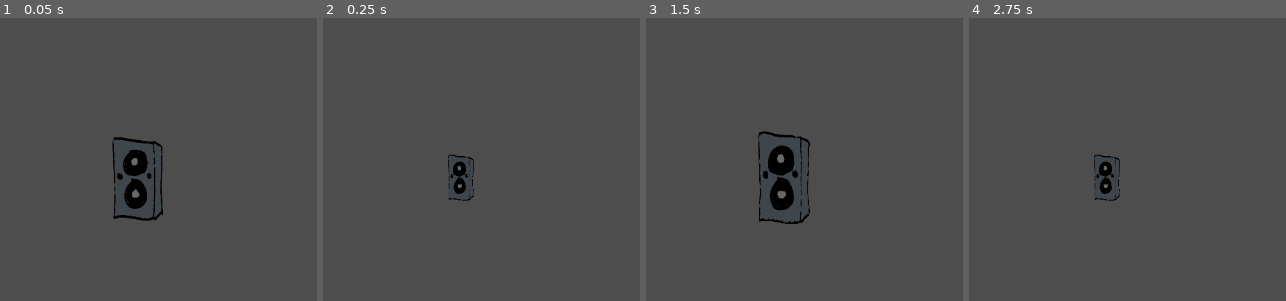
Above: before the commit, frames 1-4 (left to right).
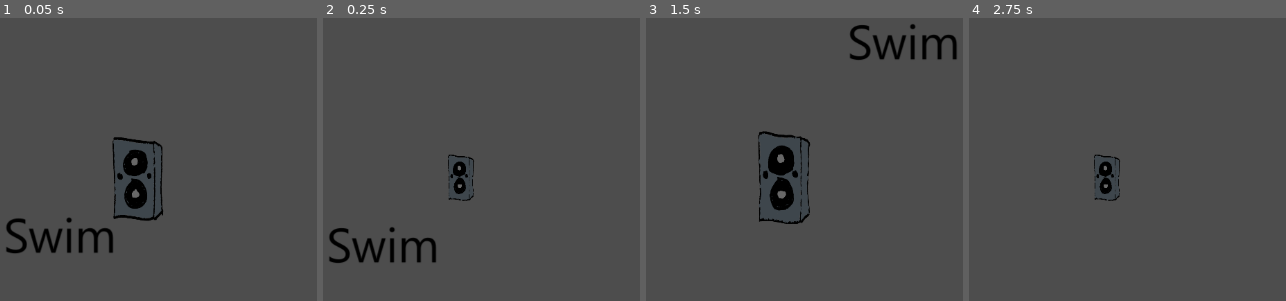
Above: after the commit, the same moments.

Repository: SludgyPlate5579/MiniJameGamGame
Game: Godot game, scene res://scenes/Game.tscn
Same seed, same stepped clock (60 frames per second), same inputs: the game is played once before the commit and once after it.
Inputs:
- Up to frame 1 (0.05 s): no input
- Up to frame 2 (0.25 s): no input
- Up to frame 3 (1.5 s): tap Enter (ui_accept) at 0.5, 0.6, 0.77, 1.07, 1.35 s; hold Right (ui_right) from 0.53 s (still down)
- Up to frame 4 (2.75 s): tap Enter (ui_accept) at 1.52, 1.82, 2.1 s; release Right (ui_right) at 2.03 s; hold Left (ui_left) from 2.03 s (still down)

The runs differ from the first frame. In frame 1, 1.3% of the frame differs, in the area x 1-36%, y 70-84%; in frame 2, 1.3%; in frame 3, 1.3%, in the area x 64-99%, y 2-15%; in frame 4, nothing differs.

Commit message:
Movement

Diff:
--- a/ebb-and-flow/project.godot
+++ b/ebb-and-flow/project.godot
@@ -21,6 +21,41 @@
 "res://images/": "yellow"
 }
 
+[input]
+
+ui_left={
+"deadzone": 0.5,
+"events": [Object(InputEventKey,"resource_local_to_scene":false,"resource_name":"","device":0,"window_id":0,"alt_pressed":false,"shift_pressed":false,"ctrl_pressed":false,"meta_pressed":false,"pressed":false,"keycode":4194319,"physical_keycode":0,"key_label":0,"unicode":0,"location":0,"echo":false,"script":null)
+, Object(InputEventJoypadButton,"resource_local_to_scene":false,"resource_name":"","device":-1,"button_index":13,"pressure":0.0,"pressed":false,"script":null)
+, Object(InputEventJoypadMotion,"resource_local_to_scene":false,"resource_name":"","device":-1,"axis":0,"axis_value":-1.0,"script":null)
+, Object(InputEventKey,"resource_local_to_scene":false,"resource_name":"","device":-1,"window_id":0,"alt_pressed":false,"shift_pressed":false,"ctrl_pressed":false,"meta_pressed":false,"pressed":false,"keycode":0,"physical_keycode":65,"key_label":0,"unicode":97,"location":0,"echo":false,"script":null)
+]
+}
+ui_right={
+"deadzone": 0.5,
+"events": [Object(InputEventKey,"resource_local_to_scene":false,"resource_name":"","device":0,"window_id":0,"alt_pressed":false,"shift_pressed":false,"ctrl_pressed":false,"meta_pressed":false,"pressed":false,"keycode":4194321,"physical_keycode":0,"key_label":0,"unicode":0,"location":0,"echo":false,"script":null)
+, Object(InputEventJoypadButton,"resource_local_to_scene":false,"resource_name":"","device":-1,"button_index":14,"pressure":0.0,"pressed":false,"script":null)
+, Object(InputEventJoypadMotion,"resource_local_to_scene":false,"resource_name":"","device":-1,"axis":0,"axis_value":1.0,"script":null)
+, Object(InputEventKey,"resource_local_to_scene":false,"resource_name":"","device":-1,"window_id":0,"alt_pressed":false,"shift_pressed":false,"ctrl_pressed":false,"meta_pressed":false,"pressed":false,"keycode":0,"physical_keycode":68,"key_label":0,"unicode":100,"location":0,"echo":false,"script":null)
+]
+}
+ui_up={
+"deadzone": 0.5,
+"events": [Object(InputEventKey,"resource_local_to_scene":false,"resource_name":"","device":0,"window_id":0,"alt_pressed":false,"shift_pressed":false,"ctrl_pressed":false,"meta_pressed":false,"pressed":false,"keycode":4194320,"physical_keycode":0,"key_label":0,"unicode":0,"location":0,"echo":false,"script":null)
+, Object(InputEventJoypadButton,"resource_local_to_scene":false,"resource_name":"","device":-1,"button_index":11,"pressure":0.0,"pressed":false,"script":null)
+, Object(InputEventJoypadMotion,"resource_local_to_scene":false,"resource_name":"","device":-1,"axis":1,"axis_value":-1.0,"script":null)
+, Object(InputEventKey,"resource_local_to_scene":false,"resource_name":"","device":-1,"window_id":0,"alt_pressed":false,"shift_pressed":false,"ctrl_pressed":false,"meta_pressed":false,"pressed":false,"keycode":0,"physical_keycode":87,"key_label":0,"unicode":119,"location":0,"echo":false,"script":null)
+]
+}
+ui_down={
+"deadzone": 0.5,
+"events": [Object(InputEventKey,"resource_local_to_scene":false,"resource_name":"","device":0,"window_id":0,"alt_pressed":false,"shift_pressed":false,"ctrl_pressed":false,"meta_pressed":false,"pressed":false,"keycode":4194322,"physical_keycode":0,"key_label":0,"unicode":0,"location":0,"echo":false,"script":null)
+, Object(InputEventJoypadButton,"resource_local_to_scene":false,"resource_name":"","device":-1,"button_index":12,"pressure":0.0,"pressed":false,"script":null)
+, Object(InputEventJoypadMotion,"resource_local_to_scene":false,"resource_name":"","device":-1,"axis":1,"axis_value":1.0,"script":null)
+, Object(InputEventKey,"resource_local_to_scene":false,"resource_name":"","device":-1,"window_id":0,"alt_pressed":false,"shift_pressed":false,"ctrl_pressed":false,"meta_pressed":false,"pressed":false,"keycode":0,"physical_keycode":83,"key_label":0,"unicode":115,"location":0,"echo":false,"script":null)
+]
+}
+
 [physics]
 
 3d/physics_engine="Jolt Physics"
--- a/ebb-and-flow/scenes/Game.tscn
+++ b/ebb-and-flow/scenes/Game.tscn
@@ -2,6 +2,10 @@
 
 [ext_resource type="AudioStream" uid="uid://cvmjwtb0g4djy" path="res://music/Trail-12 1.ogg" id="2_cpr0p"]
 [ext_resource type="PackedScene" uid="uid://cokk6waq5b3uw" path="res://scenes/speaker.tscn" id="2_qbsmt"]
+[ext_resource type="PackedScene" uid="uid://dseddso5fvbmt" path="res://scenes/player.tscn" id="3_cpr0p"]
+[ext_resource type="Script" uid="uid://dy1gam1h7x6ob" path="res://scripts/player.gd" id="4_78awf"]
+
+[sub_resource type="WorldBoundaryShape2D" id="WorldBoundaryShape2D_cpr0p"]
 
 [node name="Game" type="Node2D" unique_id=954052002]
 
@@ -13,3 +17,14 @@
 [node name="Speaker" parent="." unique_id=2043320955 instance=ExtResource("2_qbsmt")]
 position = Vector2(147.44443, -87.97917)
 scale = Vector2(0.3, 0.3)
+
+[node name="player" parent="." unique_id=579592363 instance=ExtResource("3_cpr0p")]
+position = Vector2(41.378647, 3.8416042)
+script = ExtResource("4_78awf")
+gravCoeff = 0.5
+
+[node name="StaticBody2D" type="StaticBody2D" parent="." unique_id=287285171]
+
+[node name="CollisionShape2D" type="CollisionShape2D" parent="StaticBody2D" unique_id=1163647133]
+position = Vector2(5, 324)
+shape = SubResource("WorldBoundaryShape2D_cpr0p")
--- a/ebb-and-flow/scenes/player.tscn
+++ b/ebb-and-flow/scenes/player.tscn
@@ -1,12 +1,57 @@
 [gd_scene format=3 uid="uid://dseddso5fvbmt"]
 
-[ext_resource type="Script" path="res://scripts/player.gd" id="1_3vyb7"]
 [ext_resource type="Shape2D" uid="uid://1obevqte2rlu" path="res://resources/new_capsule_shape_2d.tres" id="2_g2els"]
+[ext_resource type="Texture2D" uid="uid://t3eogebltgvv" path="res://images/Sprite sheet.png" id="2_qhqgy"]
+
+[sub_resource type="GDScript" id="GDScript_g2els"]
+script/source = "extends CharacterBody2D
+
+
+const SPEED = 300.0
+const JUMP_VELOCITY = -400.0
+@export var gravityCoeff: float = .5
+
+
+func _physics_process(delta: float) -> void:
+	# Add the gravity.
+	if not is_on_floor():
+		velocity += get_gravity() * gravityCoeff * delta
+
+	# Handle jump.
+	if Input.is_action_just_pressed(\"ui_accept\") and is_on_floor():
+		velocity.y = JUMP_VELOCITY
+
+	# Get the input direction and handle the movement/deceleration.
+	# As good practice, you should replace UI actions with custom gameplay actions.
+	var direction := Input.get_axis(\"ui_left\", \"ui_right\")
+	if direction:
+		velocity.x = direction * SPEED
+	else:
+		velocity.x = move_toward(velocity.x, 0, SPEED)
+
+	move_and_slide()
+"
+
+[sub_resource type="AtlasTexture" id="AtlasTexture_dqkch"]
+atlas = ExtResource("2_qhqgy")
+region = Rect2(1536, 0, 512, 512)
+
+[sub_resource type="SpriteFrames" id="SpriteFrames_qlg0r"]
+animations = [{
+"frames": [{
+"duration": 1.0,
+"texture": SubResource("AtlasTexture_dqkch")
+}],
+"loop": true,
+"name": &"default",
+"speed": 5.0
+}]
 
 [node name="player" type="CharacterBody2D" unique_id=579592363]
-script = ExtResource("1_3vyb7")
+script = SubResource("GDScript_g2els")
 
 [node name="AnimatedSprite2D" type="AnimatedSprite2D" parent="." unique_id=1857394290]
+sprite_frames = SubResource("SpriteFrames_qlg0r")
 
 [node name="CollisionShape2D" type="CollisionShape2D" parent="." unique_id=399988398]
 shape = ExtResource("2_g2els")
--- a/ebb-and-flow/scripts/new_script.gd
+++ /dev/null
@@ -1,11 +0,0 @@
-extends Node
-
-
-# Called when the node enters the scene tree for the first time.
-func _ready() -> void:
-	pass # Replace with function body.
-
-
-# Called every frame. 'delta' is the elapsed time since the previous frame.
-func _process(delta: float) -> void:
-	pass
--- a/ebb-and-flow/scripts/player.gd
+++ b/ebb-and-flow/scripts/player.gd
@@ -3,15 +3,15 @@
 
 const SPEED = 300.0
 const JUMP_VELOCITY = -400.0
-
+@export var gravCoeff:float = .5
 
 func _physics_process(delta: float) -> void:
 	# Add the gravity.
 	if not is_on_floor():
-		velocity += get_gravity() * delta
+		velocity += get_gravity() * gravCoeff * delta
 
 	# Handle jump.
-	if Input.is_action_just_pressed("ui_accept") and is_on_floor():
+	if Input.is_action_just_pressed("ui_accept"):
 		velocity.y = JUMP_VELOCITY
 
 	# Get the input direction and handle the movement/deceleration.
Not shown, removed: ebb-and-flow/scripts/new_script.gd.uid
